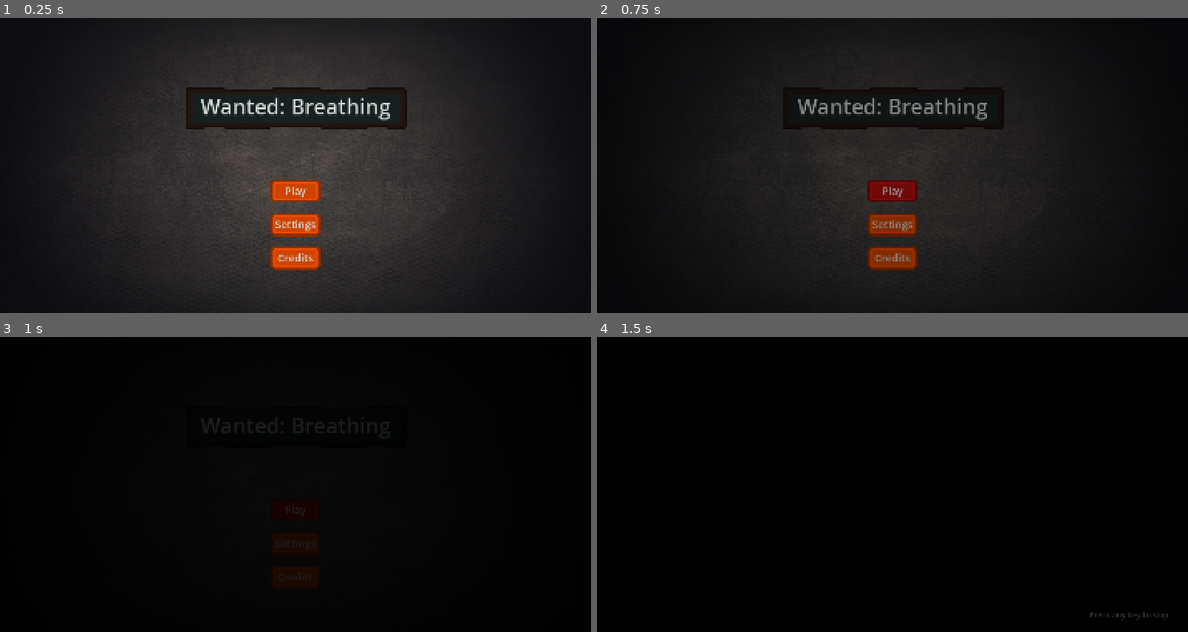
Above: before the commit, frames 1-4 (two rows, left to right).
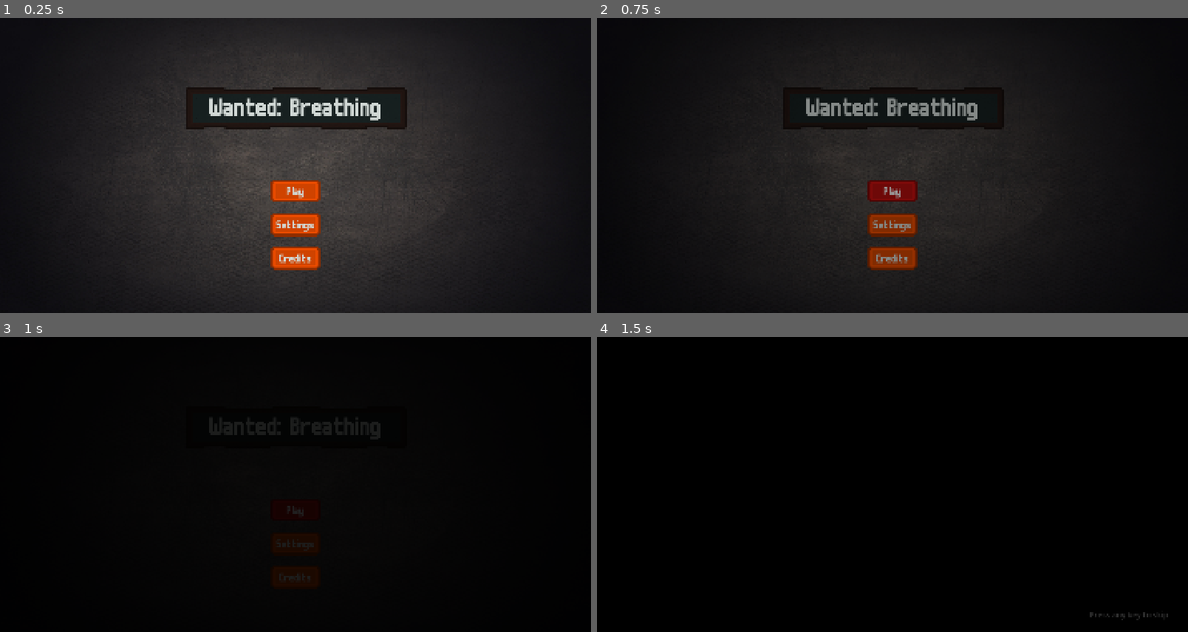
Above: after the commit, the same moments.

Repository: AltairGameStudio/Godot-Wild-Jam-93-Team-1
Game: Godot game, scene res://scenes/main_menu.tscn
The game is run twice, just before and just after one commit, with the same random seed, the same clock (stepped at 60 frames per second) and the same inputs. The engine's default icon, where the game draws it, is replaced by a stand-in: a white triangle on a blue panel in a dark square. Sound files missing from this copy of the repository are replaced by a short silence.
Inputs (mouse positions are in pixels of both pictures, inside the frame that each line leads up to):
- Up to frame 1 (0.25 s): no input
- Up to frame 2 (0.75 s): click "Play" at 0.5 s
- Up to frame 3 (1 s): no input
- Up to frame 4 (1.5 s): tap Enter (ui_accept) at 1.25 s; move the mouse to (1022, 469) at 1.27 s; hold D (ui_right) from 1.28 s (still down); hold Right mouse button (equip) from 1.28 s (still down); click (1022, 469) at 1.42 s

The runs differ from the first frame. In frame 1, 1.4% of the frame differs, in the area x 34-66%, y 27-84%; in frame 2, 1.3%; in frame 3, 0.3%; in frame 4, nothing differs.

Commit message:
Adicionei uma fonte

Diff:
--- a/scenes/main_menu.tscn
+++ b/scenes/main_menu.tscn
@@ -4,10 +4,12 @@
 [ext_resource type="Texture2D" uid="uid://bm6infqvq1u6y" path="res://assets/ui/scifi_main_menu.jpg" id="2_bqqt6"]
 [ext_resource type="PackedScene" uid="uid://lepbs7dswgrj" path="res://scenes/settings_screen.tscn" id="2_ekxnf"]
 [ext_resource type="Texture2D" uid="uid://cqbjf5fpotdh5" path="res://assets/ui/banner_modern.png" id="3_8ln24"]
+[ext_resource type="FontFile" uid="uid://bkjxav41bwaqg" path="res://assets/ui/m6x11plus.ttf" id="4_oa1go"]
 [ext_resource type="Texture2D" uid="uid://cyw0e3khsmr6k" path="res://assets/ui/button_red.png" id="4_rtw2f"]
 
 [sub_resource type="LabelSettings" id="LabelSettings_oa1go"]
-font_size = 64
+font = ExtResource("4_oa1go")
+font_size = 85
 font_color = Color(0.81960785, 0.84705883, 0.8352941, 1)
 
 [sub_resource type="StyleBoxTexture" id="StyleBoxTexture_tbmy8"]
@@ -106,7 +108,8 @@
 custom_minimum_size = Vector2(130, 70)
 layout_mode = 2
 theme_override_colors/font_color = Color(0.81960785, 0.84705883, 0.8352941, 1)
-theme_override_font_sizes/font_size = 32
+theme_override_fonts/font = ExtResource("4_oa1go")
+theme_override_font_sizes/font_size = 40
 theme_override_styles/normal = SubResource("StyleBoxTexture_tbmy8")
 theme_override_styles/pressed = SubResource("StyleBoxTexture_flqon")
 theme_override_styles/hover = SubResource("StyleBoxTexture_8ln24")
@@ -118,7 +121,8 @@
 custom_minimum_size = Vector2(150, 70)
 layout_mode = 2
 theme_override_colors/font_color = Color(0.81960785, 0.84705883, 0.8352941, 1)
-theme_override_font_sizes/font_size = 32
+theme_override_fonts/font = ExtResource("4_oa1go")
+theme_override_font_sizes/font_size = 40
 theme_override_styles/normal = SubResource("StyleBoxTexture_jk1qb")
 theme_override_styles/pressed = SubResource("StyleBoxTexture_lgwnu")
 theme_override_styles/hover = SubResource("StyleBoxTexture_rtw2f")
@@ -128,7 +132,8 @@
 custom_minimum_size = Vector2(150, 70)
 layout_mode = 2
 theme_override_colors/font_color = Color(0.81960785, 0.84705883, 0.8352941, 1)
-theme_override_font_sizes/font_size = 32
+theme_override_fonts/font = ExtResource("4_oa1go")
+theme_override_font_sizes/font_size = 40
 theme_override_styles/normal = SubResource("StyleBoxTexture_5dd4i")
 theme_override_styles/pressed = SubResource("StyleBoxTexture_rcqid")
 theme_override_styles/hover = SubResource("StyleBoxTexture_oa1go")
Binary file added: assets/ui/m6x11plus.ttf
Not shown, added: assets/ui/m6x11plus.ttf.import
